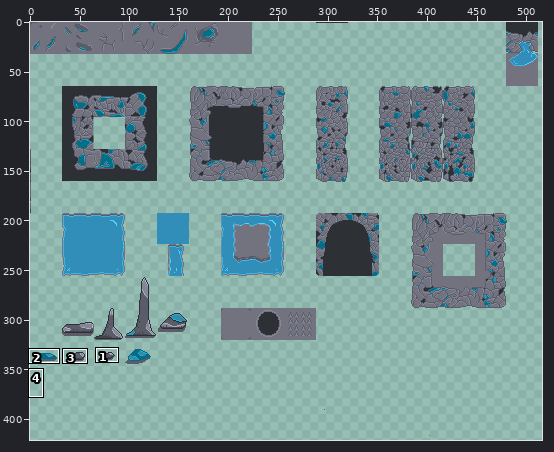
Two versions of one pixel-art file, assets/tilesets/tilesets-1.aseprite. Above, an overview of the earlier version with the close-up marked.
Close-up. The starting point:
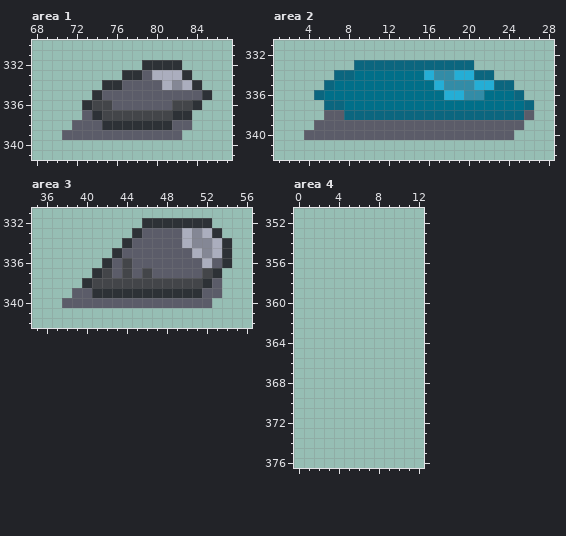
527x527 pixels, 1 frame. Colours within 5 levels of each other are drawn and written as one. Shown: area 1: x 68..87, y 330..341; area 2: x 1..28, y 331..342; area 3: x 35..56, y 331..342; area 4: x 0..12, y 351..376. The wide view leaves out empty margins. The commit also changed other parts of the picture, which this record leaves out.
The result:
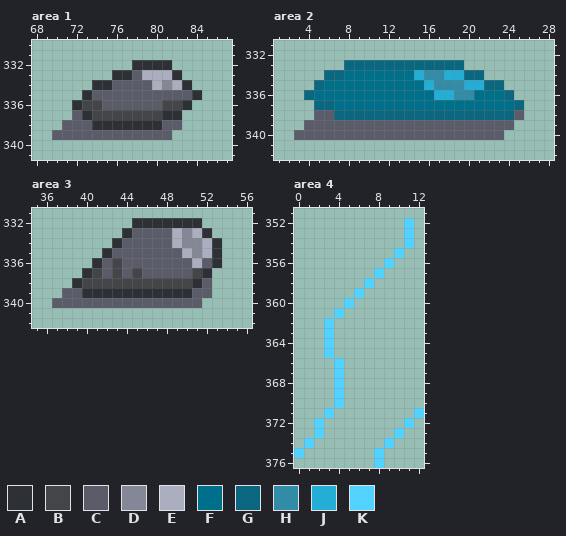
Palette (. is transparent): A #2d3136  B #434549  C #5b5c69  D #848795  E #abaebe  F #006f89  G #0b667f  H #328ca7  J #24aed6  K #52d2ff
Difference:
--- area 1
@@ x 68..87 @@
 331 ....................
-332 ...........AAAA.....
-333 .........AACEEEA....
-334 .......AACCCCEDEA...
-335 ......ACCCCCCCCCCA..
-336 .....ABBCCCCCCBBA...
-337 .....CABBBBBBBAA....
-338 ....CCCAAAAAAACC....
-339 ...CCCCCCCCCCCC.....
+332 ..........AAAA......
+333 ........AACEEEA.....
+334 ......AACCCCEDEA....
+335 .....ACCCCCCCCCCA...
+336 ....ABBCCCCCCBBA....
+337 ....CABBBBBBBAA.....
+338 ...CCCAAAAAAACC.....
+339 ..CCCCCCCCCCCC......
 340 ....................
--- area 2
@@ x 1..28 @@
 332 ............................
-333 ........GGGGGGGGGGGG........
-334 ......GGFFFFFFFJHHJJGG......
-335 .....GFFFFFFFFFFJHHHJJGG....
-336 ....GFFFFFFFFFFFFJJHHFFFG...
-337 .....GGFFFFFFFFFFFFFFFFFFG..
-338 .....CCGGGGGGGGGGGGGGGGGGC..
-339 ....CCCCCCCCCCCCCCCCCCCCC...
-340 ...CCCCCCCCCCCCCCCCCCCCC....
+333 .......GGGGGGGGGGGG.........
+334 .....GGFFFFFFFJHHJJGG.......
+335 ....GFFFFFFFFFFJHHHJJGG.....
+336 ...GFFFFFFFFFFFFJJHHFFFG....
+337 ....GGFFFFFFFFFFFFFFFFFFG...
+338 ....CCGGGGGGGGGGGGGGGGGGC...
+339 ...CCCCCCCCCCCCCCCCCCCCC....
+340 ..CCCCCCCCCCCCCCCCCCCCC.....
 341 ............................
--- area 3
@@ x 35..56 @@
 331 ......................
-332 ...........AAAAAAA....
-333 ..........ACCCCEDEA...
-334 .........ACCCCCEDDEA..
-335 ........ACCCCCCCEDEA..
-336 .......ACBCCCCCCCECA..
-337 ......ABCBCBCCCCCBA...
-338 .....ABBBBBBBBBBBAC...
-339 ....CCAAAAAAAAAAACC...
-340 ...CCCCCCCCCCCCCCC....
+332 ..........AAAAAAA.....
+333 .........ACCCCEDEA....
+334 ........ACCCCCEDDEA...
+335 .......ACCCCCCCEDEA...
+336 ......ACBCCCCCCCECA...
+337 .....ABCBCBCCCCCBA....
+338 ....ABBBBBBBBBBBAC....
+339 ...CCAAAAAAAAAAACC....
+340 ..CCCCCCCCCCCCCCC.....
 341 ......................
--- area 4
@@ x 0..12 @@
 351 .............
-352 .............
-353 .............
-354 .............
-355 .............
-356 .............
-357 .............
-358 .............
-359 .............
-360 .............
-361 .............
-362 .............
-363 .............
-364 .............
-365 .............
-366 .............
-367 .............
-368 .............
-369 .............
-370 .............
-371 .............
-372 .............
-373 .............
-374 .............
-375 .............
-376 .............
+352 ...........K.
+353 ...........K.
+354 ...........K.
+355 ..........K..
+356 .........K...
+357 ........K....
+358 .......K.....
+359 ......K......
+360 .....K.......
+361 ....K........
+362 ...K.........
+363 ...K.........
+364 ...K.........
+365 ...K.........
+366 ....K........
+367 ....K........
+368 ....K........
+369 ....K........
+370 ....K........
+371 ...K........K
+372 ..K........K.
+373 ..K.......K..
+374 .K.......K...
+375 K.......K....
+376 ........K....
Where, in picture pixels (left, top, right, bottom), the same in both close-ups:
changed: (52, 60, 212, 140)
changed: (294, 60, 354, 140)
changed: (414, 60, 534, 140)
changed: (52, 218, 232, 308)
added: (294, 218, 424, 468)
